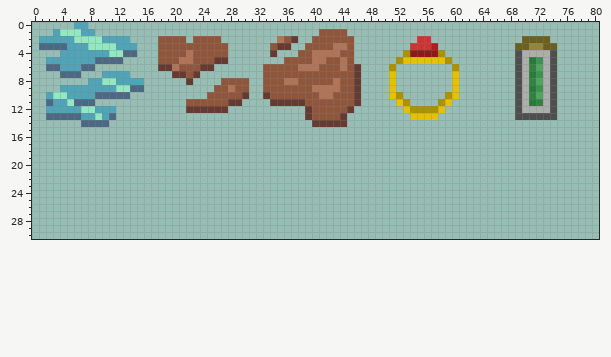
Two states of a sprite sheet, Assets/Sprites/Effects.png. Above is the file before it was changed.
The file is 96x48 pixels. Shown: x 0..80, y 0..30.
The same view after the edit:
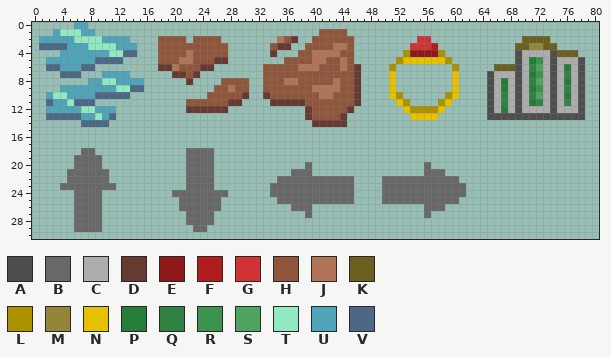
Palette (. is transparent): A #4e4e4e  B #686868  C #adadad  D #663931  E #8f1919  F #b11c1c  G #cf3333  H #8f563b  J #b17457  K #6c6020  L #ad9200  M #938539  N #e5c100  P #257d38  Q #328243  R #3b934e  S #4ea460  T #92e8c0  U #4fa4b8  V #4c6885
Difference:
{"y":4,"x":75,"old":"...","new":"KKK"}
{"y":5,"x":75,"old":"....","new":"CCCA"}
{"y":6,"x":66,"old":"...","new":"KKK"}
{"y":6,"x":75,"old":"....","new":"CPCA"}
{"y":7,"x":65,"old":"....","new":"ACCC"}
{"y":7,"x":75,"old":"....","new":"CQCA"}
{"y":8,"x":65,"old":"....","new":"ACPC"}
{"y":8,"x":75,"old":"....","new":"CPCA"}
{"y":9,"x":65,"old":"....","new":"ACPC"}
{"y":9,"x":75,"old":"....","new":"CQCA"}
{"y":10,"x":65,"old":"....","new":"ACQC"}
{"y":10,"x":75,"old":"....","new":"CPCA"}
{"y":11,"x":65,"old":"....","new":"ACQC"}
{"y":11,"x":75,"old":"....","new":"CQCA"}
{"y":12,"x":65,"old":"....","new":"ACPC"}
{"y":12,"x":75,"old":"....","new":"CCCA"}
{"y":13,"x":65,"old":"....","new":"AAAA"}
{"y":13,"x":75,"old":"....","new":"AAAA"}
{"y":18,"x":7,"old":"..","new":"BB"}
{"y":18,"x":22,"old":"....","new":"BBBB"}
{"y":19,"x":6,"old":"....","new":"BBBB"}
{"y":19,"x":22,"old":"....","new":"BBBB"}
{"y":20,"x":6,"old":"....","new":"BBBB"}
{"y":20,"x":22,"old":"....","new":"BBBB"}
{"y":20,"x":39,"old":".","new":"B"}
{"y":20,"x":56,"old":".","new":"B"}
{"y":21,"x":5,"old":"......","new":"BBBBBB"}
{"y":21,"x":22,"old":"....","new":"BBBB"}
{"y":21,"x":37,"old":"...","new":"BBB"}
{"y":21,"x":56,"old":"...","new":"BBB"}
{"y":22,"x":5,"old":"......","new":"BBBBBB"}
{"y":22,"x":22,"old":"....","new":"BBBB"}
{"y":22,"x":35,"old":"...........","new":"BBBBBBBBBBB"}
{"y":22,"x":50,"old":"...........","new":"BBBBBBBBBBB"}
{"y":23,"x":4,"old":"........","new":"BBBBBBBB"}
{"y":23,"x":22,"old":"....","new":"BBBB"}
{"y":23,"x":34,"old":"............","new":"BBBBBBBBBBBB"}
{"y":23,"x":50,"old":"............","new":"BBBBBBBBBBBB"}
{"y":24,"x":6,"old":"....","new":"BBBB"}
{"y":24,"x":20,"old":"........","new":"BBBBBBBB"}
{"y":24,"x":34,"old":"............","new":"BBBBBBBBBBBB"}
{"y":24,"x":50,"old":"............","new":"BBBBBBBBBBBB"}
{"y":25,"x":6,"old":"....","new":"BBBB"}
{"y":25,"x":21,"old":"......","new":"BBBBBB"}
{"y":25,"x":35,"old":"...........","new":"BBBBBBBBBBB"}
{"y":25,"x":50,"old":"...........","new":"BBBBBBBBBBB"}
{"y":26,"x":6,"old":"....","new":"BBBB"}
{"y":26,"x":21,"old":"......","new":"BBBBBB"}
{"y":26,"x":37,"old":"...","new":"BBB"}
{"y":26,"x":56,"old":"...","new":"BBB"}
{"y":27,"x":6,"old":"....","new":"BBBB"}
{"y":27,"x":22,"old":"....","new":"BBBB"}
{"y":27,"x":39,"old":".","new":"B"}
{"y":27,"x":56,"old":".","new":"B"}
{"y":28,"x":6,"old":"....","new":"BBBB"}
{"y":28,"x":22,"old":"....","new":"BBBB"}
{"y":29,"x":6,"old":"....","new":"BBBB"}
{"y":29,"x":23,"old":"..","new":"BB"}
{"label":"added","picture_box":[557,50,585,120]}
{"label":"added","picture_box":[487,64,515,120]}
{"label":"added","picture_box":[60,148,116,232]}
{"label":"added","picture_box":[172,148,228,232]}
{"label":"added","picture_box":[270,162,466,218]}
